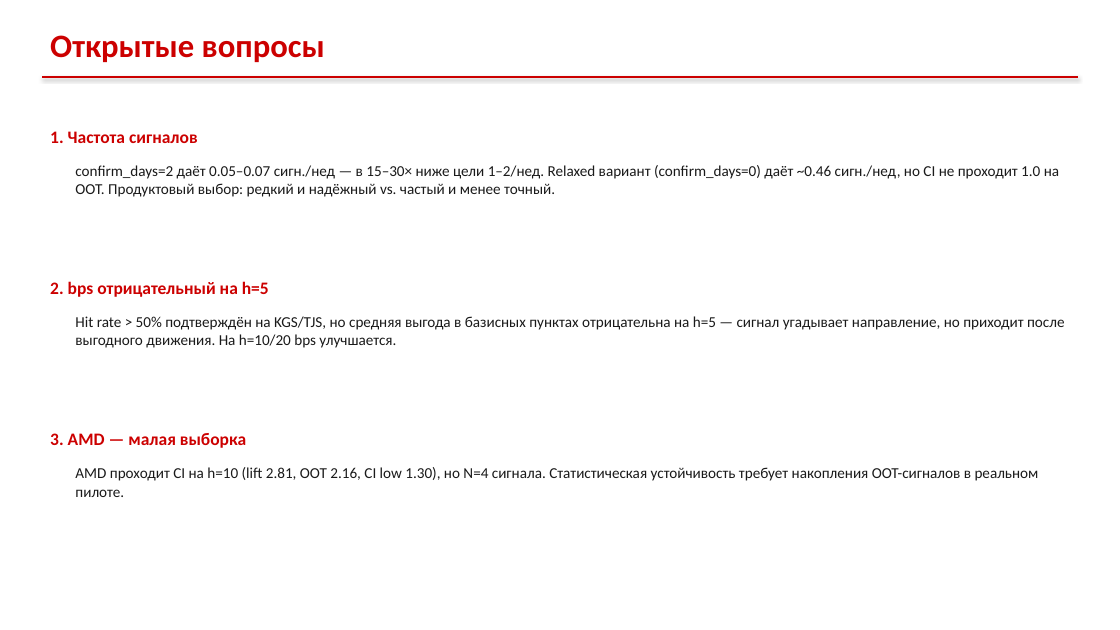
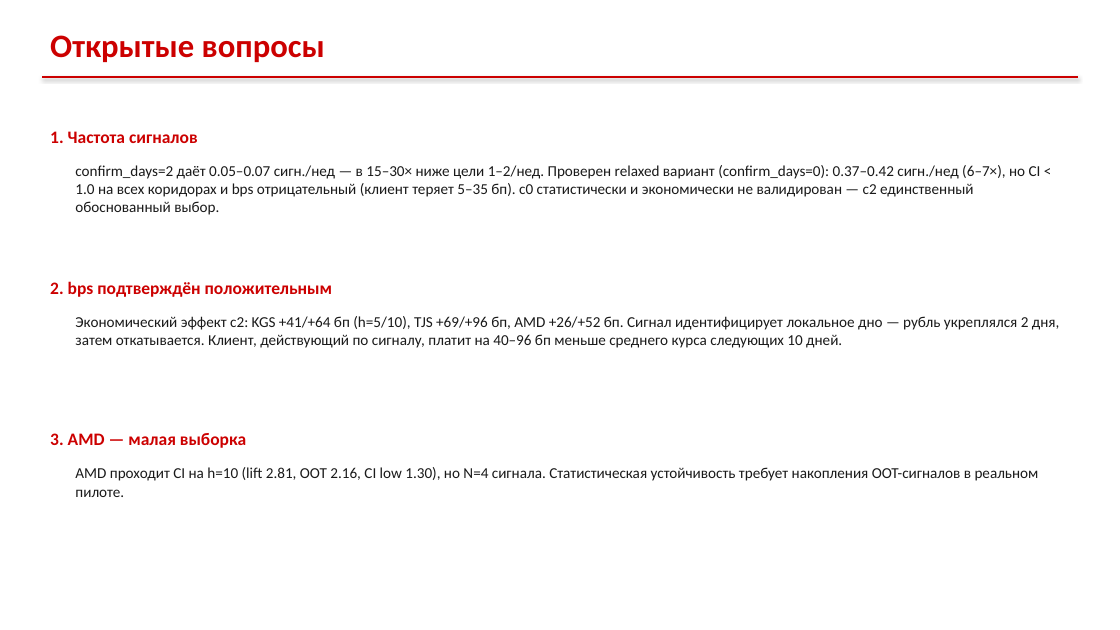
Before and after one commit to davadevi/fx-signal-layer, a slide deck: slide 9 of submission/07_sept/01_presentation.pptx. Drawn at 1120x630 pixels with LibreOffice and Linux fonts; fonts in the diff are those of the drawing. Boxes give left, top, right and bottom in pixels: in the first picture for what was removed or moved away, otherwise in the second. Text is boxed around its words. In the diff, an @@ line names an element or a change of style, - is before the commit and + after.

```diff
--- a/submission/07_sept/01_presentation.pptx
+++ b/submission/07_sept/01_presentation.pptx
@@ text at bbox=[75, 165, 1041, 215]: text changed @@
-confirm_days=2 даёт 0.05–0.07 сигн./нед — в 15–30× ниже цели 1–2/нед. Relaxed вариант (confirm_days=0) даёт ~0.46 сигн./нед, но CI не проходит 1.0 на OOT. Продуктовый выбор: редкий и надёжный vs. частый и менее точный.
+confirm_days=2 даёт 0.05–0.07 сигн./нед — в 15–30× ниже цели 1–2/нед. Проверен relaxed вариант (confirm_days=0): 0.37–0.42 сигн./нед (6–7×), но CI < 1.0 на всех коридорах и bps отрицательный (клиент теряет 5–35 бп). c0 статистически и экономически не валидирован — c2 единственный обоснованный выбор.
@@ text at bbox=[50, 281, 332, 297]: text changed @@
-2. bps отрицательный на h=5
+2. bps подтверждён положительным
@@ text at bbox=[75, 316, 1059, 348]: text changed @@
-Hit rate > 50% подтверждён на KGS/TJS, но средняя выгода в базисных пунктах отрицательна на h=5 — сигнал угадывает направление, но приходит после выгодного движения. На h=10/20 bps улучшается.
+Экономический эффект c2: KGS +41/+64 бп (h=5/10), TJS +69/+96 бп, AMD +26/+52 бп. Сигнал идентифицирует локальное дно — рубль укреплялся 2 дня, затем откатывается. Клиент, действующий по сигналу, платит на 40–96 бп меньше среднего курса следующих 10 дней.
```
Also in this commit, not shown: 7 other files.
